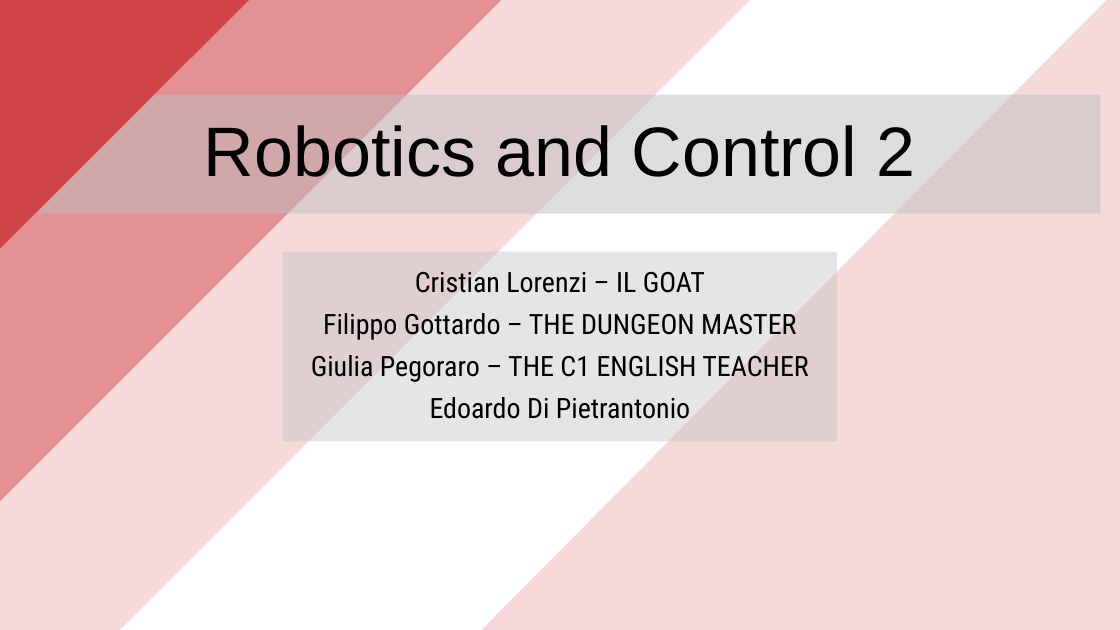
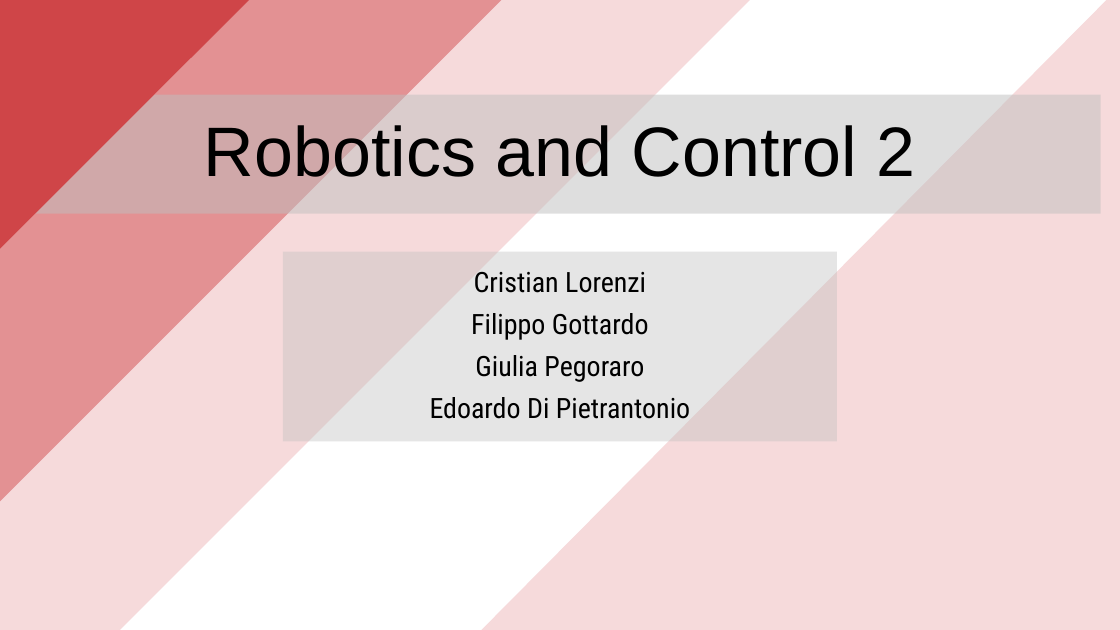
Before and after one commit to PippoGot/R-C2, a slide deck: slide 1 of documentation/presentation.pptx. Drawn at 1120x630 pixels with LibreOffice and Linux fonts; fonts in the diff are those of the drawing. Boxes give left, top, right and bottom in pixels: in the first picture for what was removed or moved away, otherwise in the second. Text is boxed around its words. In the diff, an @@ line names an element or a change of style, - is before the commit and + after.

```diff
--- a/documentation/presentation.pptx
+++ b/documentation/presentation.pptx
@@ subtitle at (471,272,649,382): text changed @@
-Cristian Lorenzi – IL GOAT
-Filippo Gottardo – THE DUNGEON MASTER
-Giulia Pegoraro – THE C1 ENGLISH TEACHER
+Cristian Lorenzi
+Filippo Gottardo
+Giulia Pegoraro
```
Also in this commit, not shown: 6 other slides changed.
